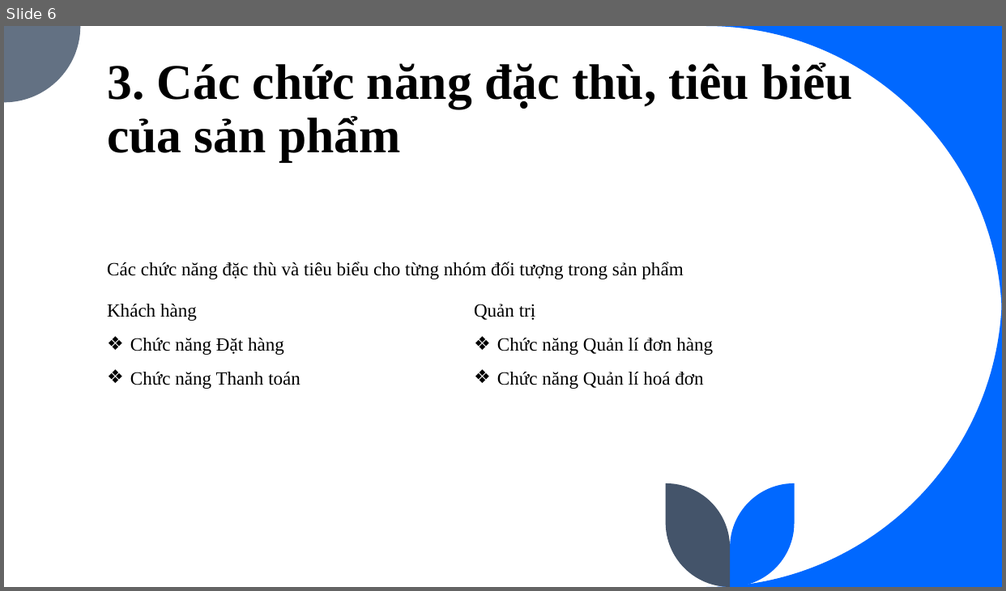
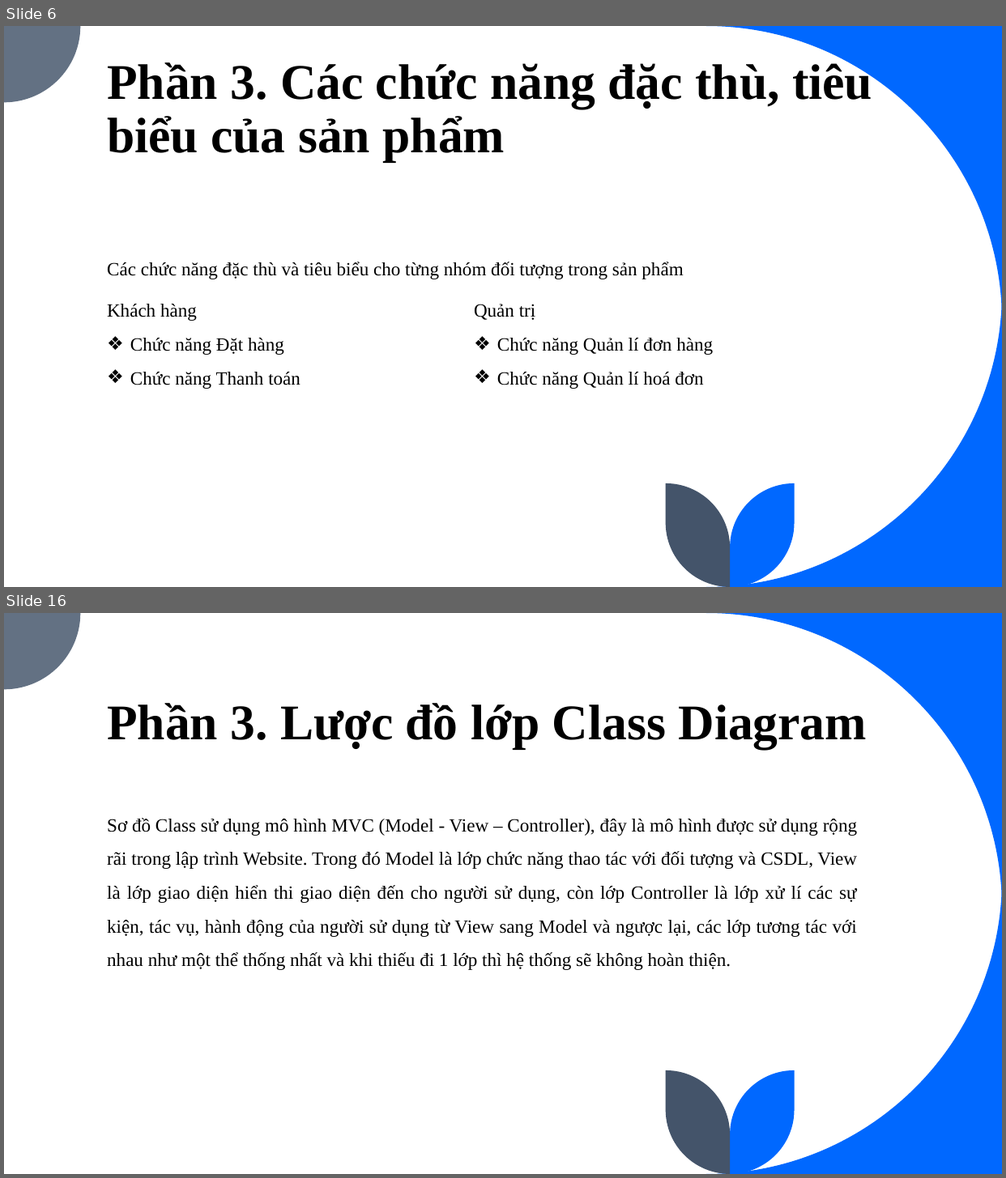
Before and after one commit to EdgarIgnite16/SGU-Course, a slide deck: Nam3_HK1/CNPM_SoftTech/N6_ECommerce_Fashion247.pptx. Shown one above the other, each under a label of ours: slide 6 before the commit, slides 6 and 16 after it; the slides between them are not shown. The pictures are 1006x591 and 1006x1178 pixels, drawn with LibreOffice and Linux fonts; fonts in the diff are those of the drawing. Boxes give left, top, right and bottom in pixels: in the first picture for what was removed or moved away, otherwise in the second. Text is boxed around its words. In the diff, an @@ line names an element or a change of style, - is before the commit and + after.

```diff
--- a/Nam3_HK1/CNPM_SoftTech/N6_ECommerce_Fashion247.pptx
+++ b/Nam3_HK1/CNPM_SoftTech/N6_ECommerce_Fashion247.pptx
@@ slide 16 added at (x1=4, y1=613, x2=1002, y2=1174), background #FFFFFF; not listed: 5 template elements that a slide beside it also shows @@
@@ title added at (x1=107, y1=703, x2=867, y2=749), 48 pt, text #000000, bold @@
+Phần 3. Lược đồ lớp Class Diagram
@@ text added at (x1=107, y1=818, x2=857, y2=970), 18 pt, text #000000 @@
+Sơ đồ Class sử dụng mô hình MVC (Model - View – Controller), đây là mô hình được sử dụng rộng rãi trong lập trình Website. Trong đó Model là lớp chức năng thao tác với đối tượng và CSDL, View là lớp giao diện hiển thi giao diện đến cho người sử dụng, còn lớp Controller là lớp xử lí các sự kiện, tác vụ, hành động của người sử dụng từ View sang Model và ngược lại, các lớp tương tác với nhau như một thể thống nhất và khi thiếu đi 1 lớp thì hệ thống sẽ không hoàn thiện.
@@ slide 6 changed as well @@
@@ title at (x1=107, y1=60, x2=872, y2=162): text changed @@
-3. Các chức năng đặc thù, tiêu biểu của sản phẩm
+Phần 3. Các chức năng đặc thù, tiêu biểu của sản phẩm
```
Also in this commit, not shown: 4 other slides changed, 13 other slides added, 13 slides removed, 3 other files.
